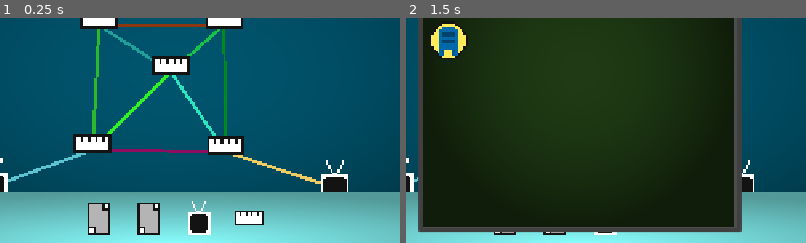
Above: before the commit, frames 1-2 (left to right).
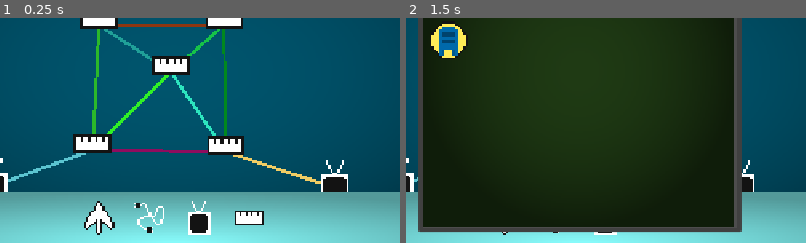
Above: after the commit, the same moments.

Repository: Storessss/alternate-universe-internet
Game: Godot game, scene res://scenes/main/knowledge_web.tscn
Same seed, same stepped clock (60 frames per second), same inputs: the game is played once before the commit and once after it.
Inputs (mouse positions are % of the whole screen's width and height, from its top left):
- Up to frame 1 (0.25 s): no input
- Up to frame 2 (1.5 s): click (28, 25) at 0.52 s; click (41, 82) at 1.25 s
The pictures show only the part of the screen within x 28-78%, y 38-88%; the shares and areas given below are measured in that part.

The runs differ from the first frame. In frame 1, 1.7% of the frame differs, in the area x 21-41%, y 81-97%; in frame 2, 0.1%.

Commit message:
Better wiring and some other improvements

Diff:
--- a/project.godot
+++ b/project.godot
@@ -28,6 +28,8 @@
 window/size/viewport_width=1280
 window/size/viewport_height=720
 window/stretch/mode="canvas_items"
+mouse_cursor/custom_image="uid://d21qr7ee6bcl4"
+mouse_cursor/custom_image_hotspot=Vector2(10.5, 1)
 
 [global_group]
 
--- a/scenes/components/Component.gd
+++ b/scenes/components/Component.gd
@@ -5,6 +5,8 @@
 
 @export var label: String
 @export var neighbors: Array[Component]
+var already_connected_neighbors: Array[Component]
+@export var interface_scene: PackedScene
 
 var letter_scene: PackedScene = preload("res://scenes/components/letter.tscn")
 
@@ -12,20 +14,23 @@
 
 func _ready() -> void:
 	connect_to_neighbors()
+	$Component.connect("pressed", Callable(self, "_on_component_pressed"))
 
 func connect_to_neighbors() -> void:
 	for neighbor in neighbors:
-		var wire: Line2D = Line2D.new()
-		wire.add_point(global_position)
-		wire.add_point(neighbor.global_position)
-		wire.default_color = Color(
-			randf_range(0.0, 1.0),
-			randf_range(0.0, 1.0),
-			randf_range(0.0, 1.0)
-		)
-		wire.width = 2.0
-		wire.z_index = -5
-		get_tree().current_scene.call_deferred("add_child", wire)
+		if neighbor not in already_connected_neighbors:
+			var wire: Line2D = Line2D.new()
+			wire.add_point(global_position)
+			wire.add_point(neighbor.global_position)
+			wire.default_color = Color(
+				randf_range(0.0, 1.0),
+				randf_range(0.0, 1.0),
+				randf_range(0.0, 1.0)
+			)
+			wire.width = 2.0
+			wire.z_index = -5
+			get_tree().current_scene.call_deferred("add_child", wire)
+			already_connected_neighbors.append(neighbor)
 
 func send_message(protocol: String, destination_label: String, message: String, \
 source_label: String) -> bool:
@@ -86,3 +91,9 @@
 CONVERSATION_ID:%s
 EXCLUDE:%s""" % [destination_label, body, source_label, conversation_id, exclude]
 	return message
+
+func _on_component_pressed():
+	GlobalVariables.component_pressed.emit(self)
+	if GlobalVariables.pointer_tool_selected and interface_scene:
+		var interface: Window = interface_scene.instantiate()
+		add_child(interface)
--- a/scenes/components/connector.gd
+++ b/scenes/components/connector.gd
@@ -37,6 +37,3 @@
 				for connector in connectors:
 					if connector.label not in exclude:
 						send_message("PMP", connector.label, message, label)
-
-func _on_component_pressed() -> void:
-	GlobalVariables.component_pressed.emit(self)
--- a/scenes/components/connector.tscn
+++ b/scenes/components/connector.tscn
@@ -12,5 +12,4 @@
 [node name="CollisionShape2D" parent="Area2D" parent_id_path=PackedInt32Array(635771652) index="0" unique_id=1622115963]
 shape = SubResource("CircleShape2D_r5i2i")
 
-[connection signal="pressed" from="Component" to="." method="_on_component_pressed"]
 [connection signal="body_entered" from="Area2D" to="." method="_on_area_2d_body_entered"]
--- a/scenes/components/personal_informator.gd
+++ b/scenes/components/personal_informator.gd
@@ -21,9 +21,3 @@
 		pmp_conversations[conversation_partner].append({speaker: message})
 	else:
 		pmp_conversations[conversation_partner] = [{speaker: message}]
-
-func _on_component_pressed() -> void:
-	GlobalVariables.component_pressed.emit(self)
-	if GlobalVariables.pointer_tool_selected:
-		var desktop_interface: Window = desktop_interface_scene.instantiate()
-		add_child(desktop_interface)
--- a/scenes/components/personal_informator.tscn
+++ b/scenes/components/personal_informator.tscn
@@ -3,12 +3,14 @@
 [ext_resource type="PackedScene" uid="uid://b1ifl5g211lwc" path="res://scenes/components/component.tscn" id="1_2om0a"]
 [ext_resource type="Script" uid="uid://cyw4yegmbbvwi" path="res://scenes/components/personal_informator.gd" id="1_s4qn3"]
 [ext_resource type="Texture2D" uid="uid://77ystatm7sfw" path="res://sprites/personal_informator.png" id="2_s4qn3"]
+[ext_resource type="PackedScene" uid="uid://bdbrd6yjvbp3p" path="res://scenes/interfaces/desktop_interface.tscn" id="3_x4216"]
 
 [sub_resource type="CircleShape2D" id="CircleShape2D_hvq2d"]
 radius = 10.049875
 
 [node name="PersonalInformator" unique_id=1440167728 instance=ExtResource("1_2om0a")]
 script = ExtResource("1_s4qn3")
+interface_scene = ExtResource("3_x4216")
 
 [node name="Component" parent="." index="0" unique_id=1358936621]
 texture_normal = ExtResource("2_s4qn3")
@@ -16,5 +18,4 @@
 [node name="CollisionShape2D" parent="Area2D" parent_id_path=PackedInt32Array(635771652) index="0" unique_id=1622115963]
 shape = SubResource("CircleShape2D_hvq2d")
 
-[connection signal="pressed" from="Component" to="." method="_on_component_pressed"]
 [connection signal="body_entered" from="Area2D" to="." method="_on_area_2d_body_entered"]
--- a/scenes/main/hud.gd
+++ b/scenes/main/hud.gd
@@ -9,6 +9,7 @@
 var selected_tool: Tool
 var pressed_component: Component
 var components_to_wire: Array[Component]
+var wire: Line2D
 
 var viewport_mouse_position: Vector2
 var canvaslayer_mouse_position: Vector2
@@ -37,6 +38,20 @@
 					components_to_wire[0].connect_to_neighbors()
 					components_to_wire[1].connect_to_neighbors()
 				components_to_wire.clear()
+		if components_to_wire.size() == 1:
+			if wire:
+				wire.points[0] = components_to_wire[0].global_position
+				wire.points[1] = canvaslayer_mouse_position
+			else:
+				wire = Line2D.new()
+				wire.width = 4.0
+				if wire.points.size() < 2:
+					wire.add_point(Vector2.ZERO)
+					wire.add_point(Vector2.ZERO)
+				get_tree().current_scene.add_child(wire)
+		else:
+			if wire:
+				wire.queue_free()
 
 	viewport_mouse_position = get_viewport().get_mouse_position()
 	canvaslayer_mouse_position = get_viewport().get_canvas_transform().affine_inverse() * viewport_mouse_position
--- a/scenes/main/hud.tscn
+++ b/scenes/main/hud.tscn
@@ -2,9 +2,10 @@
 
 [ext_resource type="Script" uid="uid://doxbvbchfbgyn" path="res://scenes/main/hud.gd" id="1_kvbcn"]
 [ext_resource type="Shader" uid="uid://7t1ddkrlxaw0" path="res://scenes/interfaces/vignette.gdshader" id="1_ltp6p"]
-[ext_resource type="Texture2D" uid="uid://dc86y7scyojrx" path="res://sprites/information_server.png" id="2_osg0h"]
+[ext_resource type="Texture2D" uid="uid://d21qr7ee6bcl4" path="res://sprites/pointer_tool.png" id="3_bhafg"]
 [ext_resource type="Texture2D" uid="uid://77ystatm7sfw" path="res://sprites/personal_informator.png" id="3_kvbcn"]
 [ext_resource type="Texture2D" uid="uid://b4apli6inpf77" path="res://sprites/connector.png" id="4_bhafg"]
+[ext_resource type="Texture2D" uid="uid://cc4ubrcu40qc1" path="res://sprites/wire_tool.png" id="4_cad0p"]
 
 [sub_resource type="ShaderMaterial" id="ShaderMaterial_ga13h"]
 shader = ExtResource("1_ltp6p")
@@ -38,6 +39,7 @@
 offset_top = -128.0
 offset_right = 640.0
 offset_bottom = 40.0
+grow_horizontal = 2
 color = Color(0.5411765, 1, 1, 1)
 
 [node name="Tools" type="HBoxContainer" parent="ToolBar" unique_id=871051845]
@@ -58,13 +60,13 @@
 [node name="Pointer" type="TextureButton" parent="ToolBar/Tools" unique_id=601696891]
 custom_minimum_size = Vector2(60, 60)
 layout_mode = 2
-texture_normal = ExtResource("2_osg0h")
+texture_normal = ExtResource("3_bhafg")
 stretch_mode = 5
 
 [node name="Wire" type="TextureButton" parent="ToolBar/Tools" unique_id=1350372622]
 custom_minimum_size = Vector2(60, 60)
 layout_mode = 2
-texture_normal = ExtResource("2_osg0h")
+texture_normal = ExtResource("4_cad0p")
 stretch_mode = 5
 
 [node name="PI" type="TextureButton" parent="ToolBar/Tools" unique_id=1843611676]
--- a/scenes/main/knowledge_web.tscn
+++ b/scenes/main/knowledge_web.tscn
@@ -27,7 +27,6 @@
 offset_top = -360.0
 offset_right = 640.0
 offset_bottom = 360.0
-pivot_offset = Vector2(256, 144)
 color = Color(0, 0.32941177, 0.42745098, 1)
 
 [node name="PersonalInformator" parent="." unique_id=1243928286 node_paths=PackedStringArray("neighbors") instance=ExtResource("1_c2bog")]
Binary file added: sprites/pointer_tool.png
Not shown, added: sprites/pointer_tool.png.import
Binary file added: sprites/wire_tool.png
Not shown, added: sprites/wire_tool.png.import
